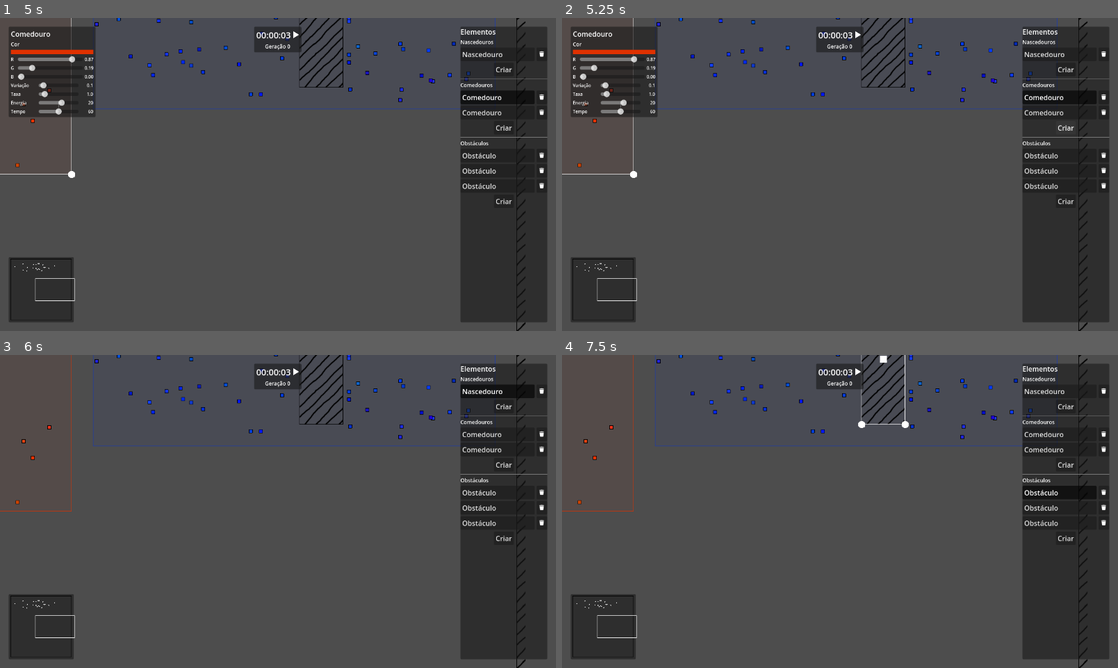
Above: before the commit, frames 1-4 (two rows, left to right).
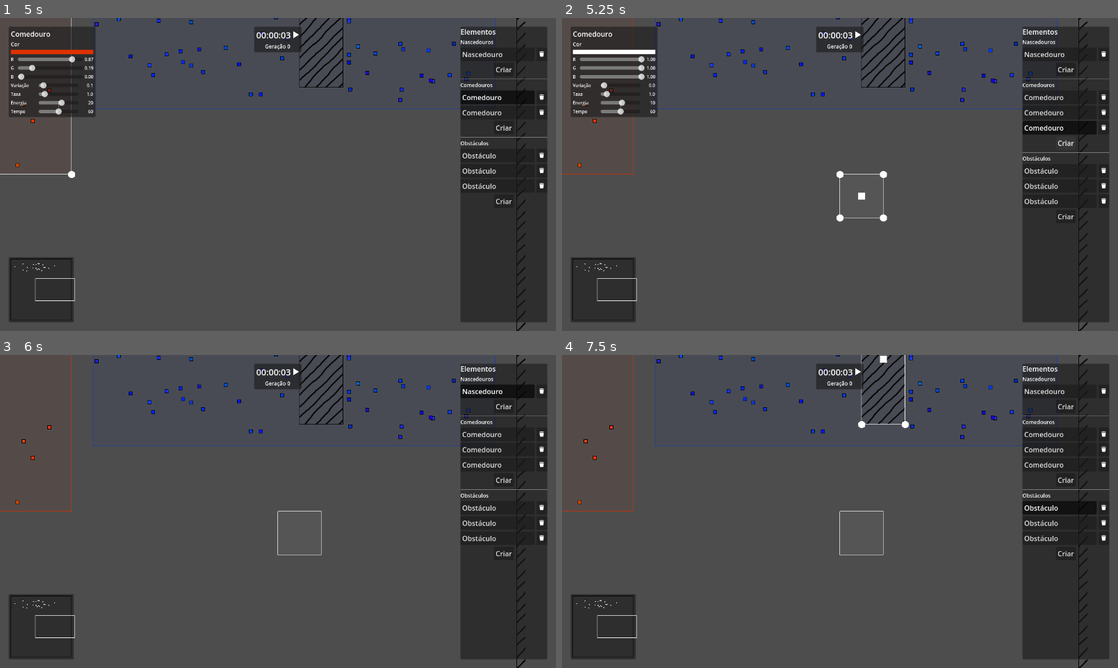
Above: after the commit, the same moments.

Repository: rodrigo-borges/attract-repel
Game: Godot game, scene res://world/world.tscn
The game is run twice, just before and just after one commit, with the same random seed, the same clock (stepped at 60 frames per second) and the same inputs. The project has no main scene, so this scene is started directly.
Inputs (mouse positions are in pixels of both pictures, inside the frame that each line leads up to):
- Up to frame 1 (5 s): tap Enter at 0.5 s; move the mouse to (400, 158) at 0.52 s; hold D (right) 0.53-1.28 s; hold Delete (delete) 0.53-1.28 s; move the mouse to (166, 190) at 1.27 s; hold S (down) 1.28-2.03 s; tap F (follow) at 1.35 s; move the mouse to (333, 105) at 2.02 s; press the mouse at (333, 105) at 2.03 s; hold D (right) 2.03-2.78 s; move the mouse to (250, 237) at 2.77 s; release the mouse at (250, 237) at 2.78 s; hold W (up) 2.78-3.53 s; tap Middle mouse button (middle_click) at 2.85 s; move the mouse to (444, 221) at 3.52 s; hold A (left) 3.53-4.25 s; hold Tab (toggle_game_mode) 3.53-4.25 s; click "Comedouro" at 4.25 s
- Up to frame 2 (5.25 s): click "Criar" at 5 s
- Up to frame 3 (6 s): click "Nascedouro" at 5.75 s
- Up to frame 4 (7.5 s): click "Criar" at 6.5 s; click "Obstáculo" at 7.25 s

Frame 1 is identical in both runs. In frame 2, 1.8% of the frame differs, in the area x 0-99%, y 0-66%; in frame 3, 0.5%; in frame 4, 0.9%.

Commit message:
Permite criar novos comedouros

Diff:
--- a/world/world.gd
+++ b/world/world.gd
@@ -73,12 +73,7 @@
 		creature_spawner_list.add_child(selector)
 
 	for f_spawner in data.food_spawners:
-		var spawner = FoodSpawner.create(f_spawner)
-		spawner.created_food.connect(spawn_food)
-		add_child(spawner)
-		food_spawners.append(spawner)
-		var selector:WorldElementSelector = create_world_element_selector(spawner, f_spawner, "Comedouro")
-		food_spawner_list.add_child(selector)
+		create_food_spawner(f_spawner)
 	call_deferred("spawn_initial_food")
 
 	for obs in data.obstacles:
@@ -110,6 +105,7 @@
 	camera.zoom_changed.connect(_on_world_camera_zoom_changed)
 
 	food_spawner_card.value_changed.connect(_on_food_spawner_card_updated)
+	create_f_spawner_bt.pressed.connect(create_food_spawner)
 	create_obstacle_bt.pressed.connect(create_obstacle)
 
 	toggle_sim_mode()
@@ -398,6 +394,20 @@
 	if selected_world_element != null:
 		delete_world_element(selected_world_element, world_element_selector)
 
+func create_food_spawner(_data:FoodSpawnerData=null) -> void:
+	if _data == null:
+		_data = FoodSpawnerData.create(
+			Rect2(camera.position, Vector2(100.,100.)),
+			1., Color.WHITE, 0., 10., 60.)
+	var spawner = FoodSpawner.create(_data)
+	spawner.created_food.connect(spawn_food)
+	add_child(spawner)
+	food_spawners.append(spawner)
+	var selector:WorldElementSelector = create_world_element_selector(spawner, _data, "Comedouro")
+	food_spawner_list.add_child(selector)
+	if game_mode == "edit":
+		select_world_element(spawner, selector)
+
 func create_obstacle(_data:ObstacleData=null) -> void:
 	if _data == null:
 		_data = ObstacleData.create(
--- a/world/world.tscn
+++ b/world/world.tscn
@@ -203,7 +203,6 @@
 camera = NodePath("../../../WorldCamera")
 
 [node name="Cards" type="HBoxContainer" parent="HUD/MarginContainer"]
-visible = false
 layout_mode = 2
 size_flags_horizontal = 0
 size_flags_vertical = 0
@@ -218,6 +217,7 @@
 show_actions = false
 
 [node name="FoodSpawnerCard" parent="HUD/MarginContainer" instance=ExtResource("13_b2suy")]
+visible = false
 layout_mode = 2
 size_flags_horizontal = 0
 size_flags_vertical = 0
Not shown, changed: README.md
